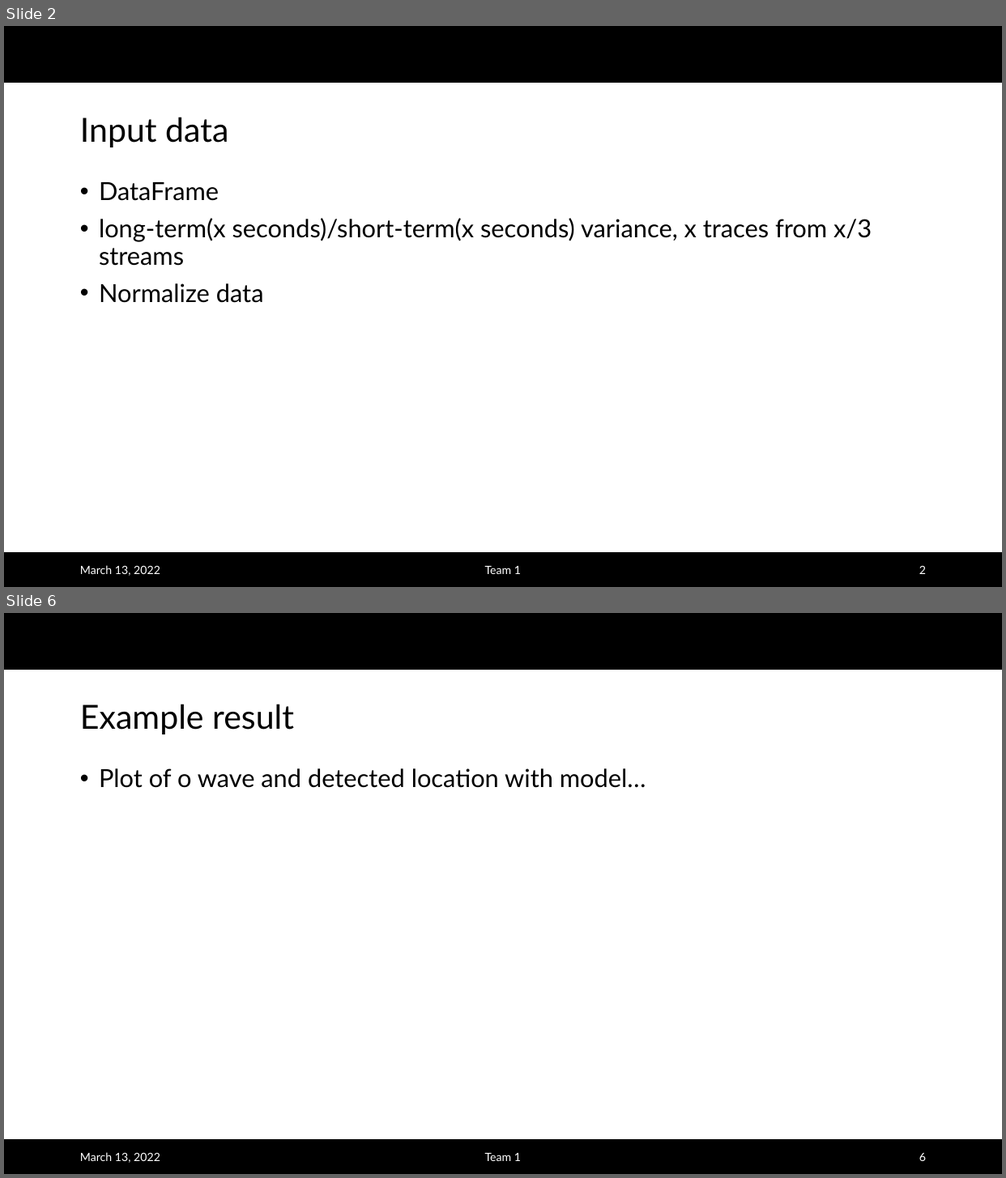
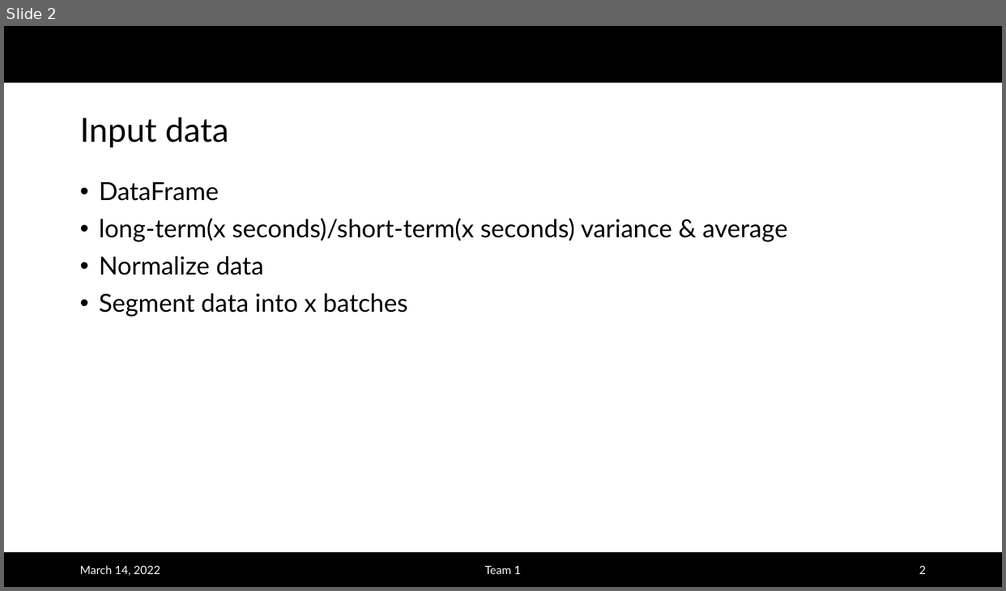
Before and after one commit to albertlk/grillochallenge, a slide deck: Challenge_Team1.pptx. Shown one above the other, each under a label of ours: slides 2 and 6 before the commit, slide 2 after it; the slides between them are not shown. The pictures are 1006x1178 and 1006x591 pixels, drawn with LibreOffice and Linux fonts; fonts in the diff are those of the drawing; background and template pictures are left out. Boxes give left, top, right and bottom in pixels: in the first picture for what was removed or moved away, otherwise in the second. Text is boxed around its words. In the diff, an @@ line names an element or a change of style, - is before the commit and + after.

```diff
--- a/Challenge_Team1.pptx
+++ b/Challenge_Team1.pptx
@@ slide 6 removed at [4,613,1002,1174], background #FFFFFF; not listed: 2 template elements that a slide beside it also shows @@
@@ title removed at [80,704,294,735] @@
-Example result
@@ text removed at [99,769,646,788] @@
-• Plot of o wave and detected location with model…
@@ text removed at [80,1152,160,1163] @@
-March 13, 2022
@@ text removed at [485,1153,521,1161] @@
-Team 1
@@ page number removed at [919,1153,926,1161] @@
-6
@@ slide 2 changed as well @@
@@ text at [99,218,787,242]: text changed @@
-• long-term(x seconds)/short-term(x seconds) variance, x traces from x/3 streams
+• long-term(x seconds)/short-term(x seconds) variance & average
@@ text at [99,293,408,317]: paragraph added @@
+• Segment data into x batches
@@ text at [80,565,160,576]: text changed @@
-March 13, 2022
+March 14, 2022
```
Also in this commit, not shown: 3 other slides changed, 1 other slide removed.
